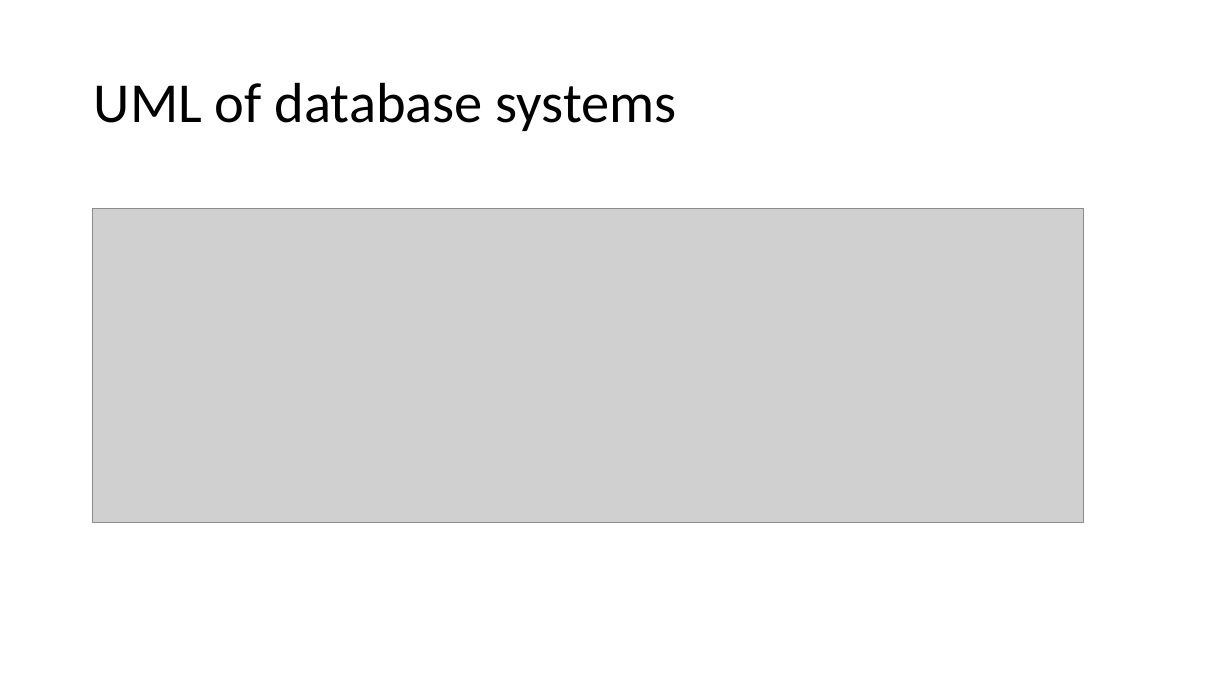
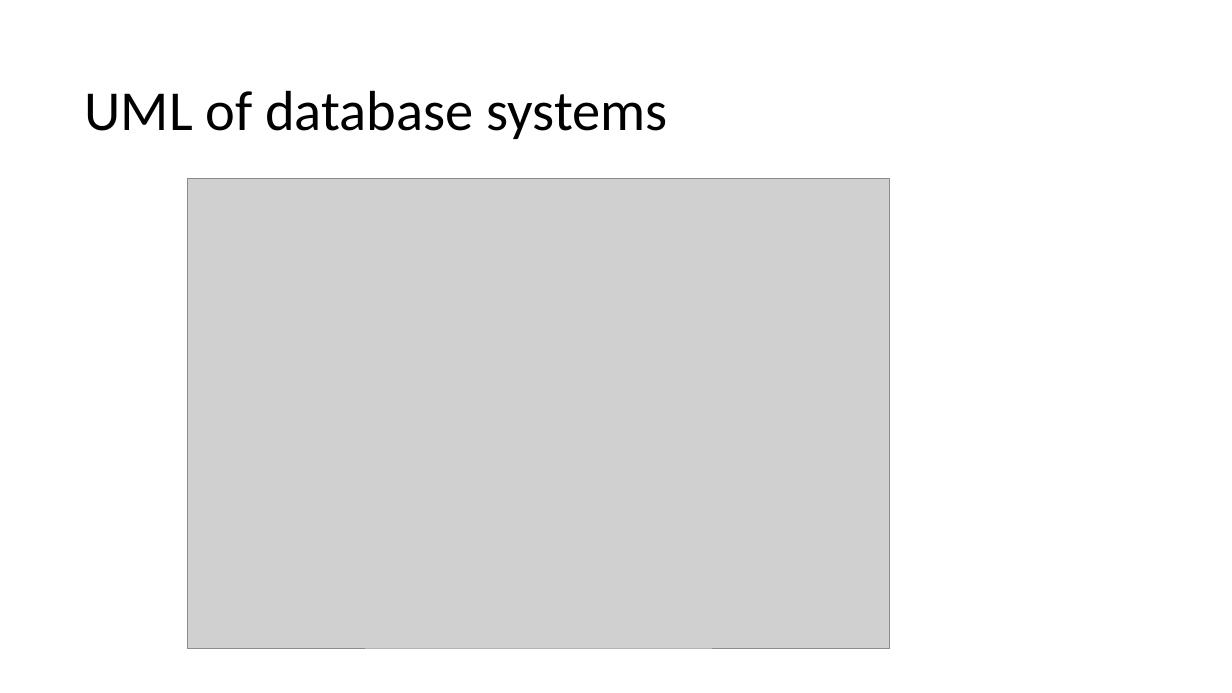
Before and after one commit to Omnikron13/synoptic-23, a slide deck: slide 12 of Files/Synoptic project 2023.pptx. Drawn at 1232x693 pixels with LibreOffice and Linux fonts; fonts in the diff are those of the drawing; grey boxes stand for pictures. Boxes give left, top, right and bottom in pixels: in the first picture for what was removed or moved away, otherwise in the second. Text is boxed around its words. In the diff, an @@ line names an element or a change of style, - is before the commit and + after.

Commit message:
Changed database UML

```diff
--- a/Files/Synoptic project 2023.pptx
+++ b/Files/Synoptic project 2023.pptx
@@ title "UML of database systems": place and size @@
-title "UML of database systems" at bbox=[94, 82, 677, 131]
+title "UML of database systems" at bbox=[85, 90, 667, 139]
@@ picture: place and size @@
-picture at bbox=[92, 208, 1084, 522]
+picture at bbox=[188, 179, 891, 649]
```
